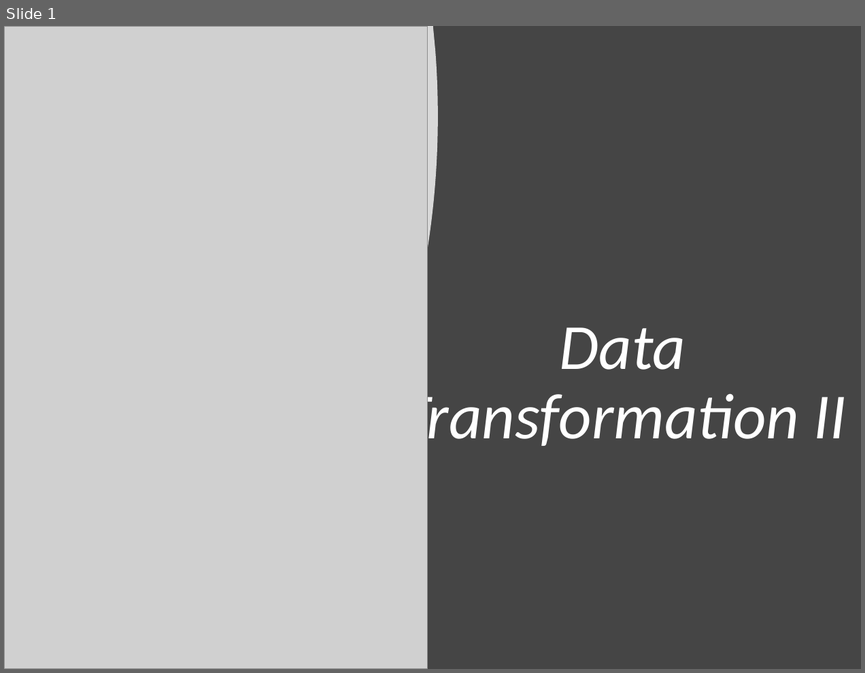
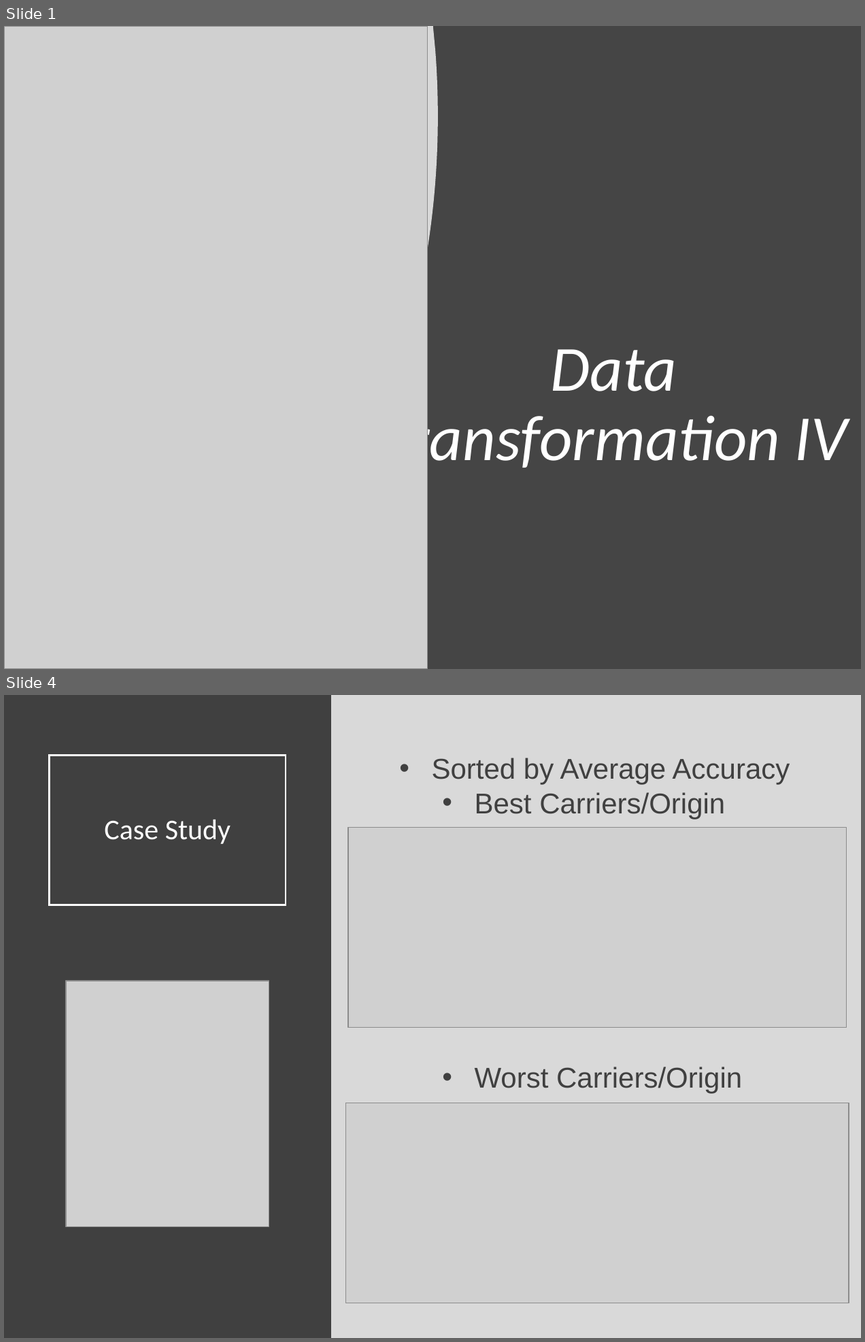
Before and after one commit to Yixf-Self/STOR320_WEBSITE, a slide deck: Lecture/Lecture 7/Lecture 7.pptx. Shown one above the other, each under a label of ours: slide 1 before the commit, slides 1 and 4 after it; the slides between them are not shown. The pictures are 865x673 and 865x1342 pixels, drawn with LibreOffice and Linux fonts; fonts in the diff are those of the drawing; grey boxes stand for pictures. Boxes give left, top, right and bottom in pixels: in the first picture for what was removed or moved away, otherwise in the second. Text is boxed around its words. In the diff, an @@ line names an element or a change of style, - is before the commit and + after.

```diff
--- a/Lecture/Lecture 7/Lecture 7.pptx
+++ b/Lecture/Lecture 7/Lecture 7.pptx
@@ slide 4 added at bbox=[4, 695, 861, 1338], background #D9D9D9 @@
@@ rectangle added at bbox=[4, 695, 331, 1338], fill #404040 @@
@@ title added at bbox=[50, 755, 286, 905], outline #FFFFFF 1.5 pt, 24 pt, text #FFFFFF @@
+Case Study
@@ text added at bbox=[432, 758, 790, 1093], 24 pt, text #404040 @@
+• Sorted by Average Accuracy
+  • Best Carriers/Origin
+  • Worst Carriers/Origin
@@ picture added at bbox=[349, 827, 847, 1027] @@
@@ picture added at bbox=[66, 981, 269, 1226] @@
@@ picture added at bbox=[346, 1103, 849, 1302] @@
@@ slide 1 changed as well @@
@@ title at bbox=[379, 349, 847, 475]: text changed @@
-Data Transformation II
+Data Transformation IV
```
Also in this commit, not shown: 1 other slide changed, 4 other slides added, 1 slide removed, 19 other files.
